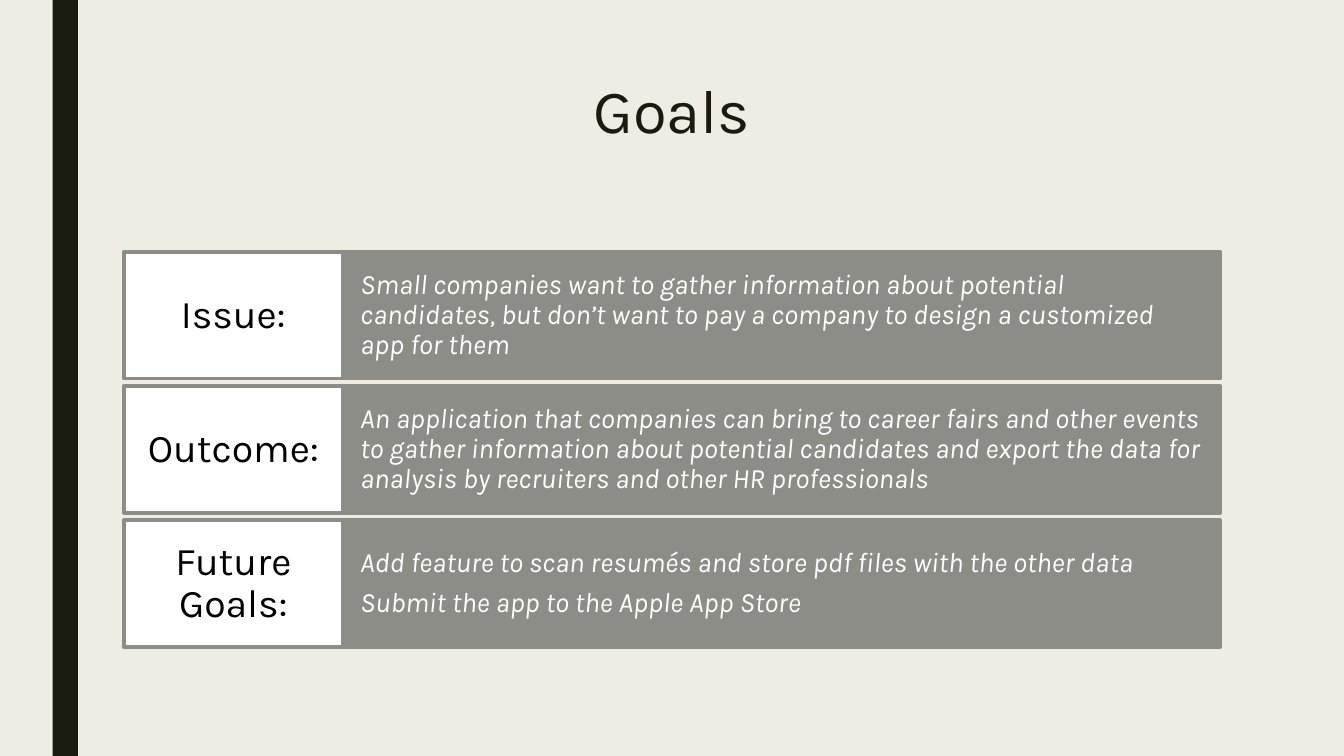
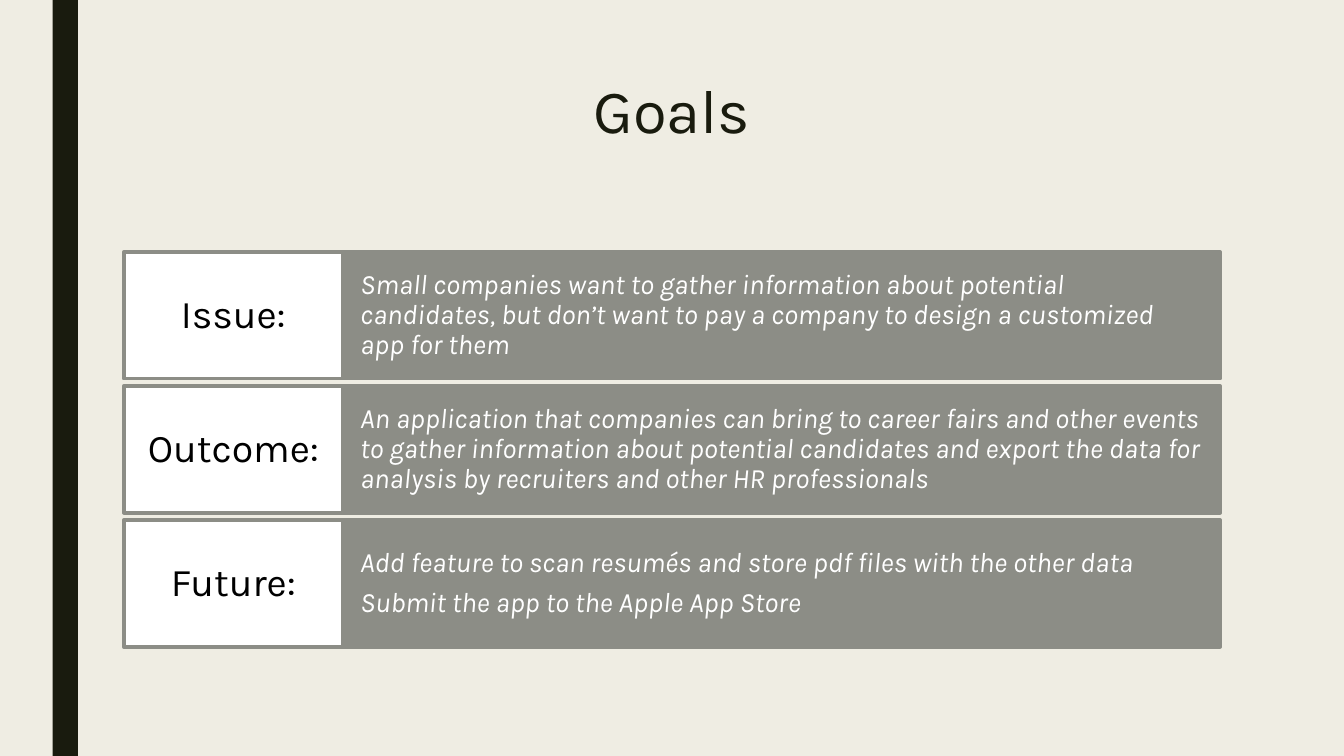
Before and after one commit to Martin4Kansas/iCruit, a slide deck: slide 2 of Addtional Files/iCruit.pptx. Drawn at 1344x756 pixels with LibreOffice and Linux fonts; fonts in the diff are those of the drawing. Boxes give left, top, right and bottom in pixels: in the first picture for what was removed or moved away, otherwise in the second. Text is boxed around its words. In the diff, an @@ line names an element or a change of style, - is before the commit and + after.

```diff
--- a/Addtional Files/iCruit.pptx
+++ b/Addtional Files/iCruit.pptx
@@ text at (171, 571, 296, 597): text changed @@
-Future Goals:
+Future:
```
Also in this commit, not shown: 3 other slides changed, 1 slide added.
